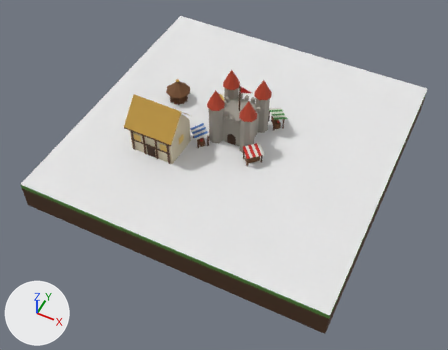
The glTF model assets/tiles3d/classic/c4.glb: old version first, new version second.
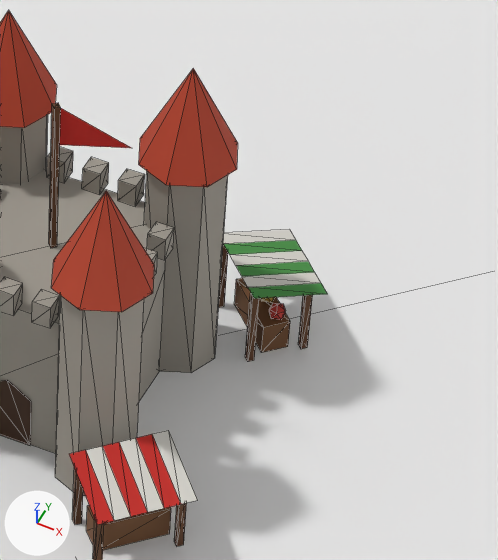
Each version appears first whole from a 50 mm lens placed at (1.226, -2.671, 3.07), pointed at (0.029, -0.277, 0.077), and next in a close-up on the part from 51% to 71% of the width and 19% to 47% of the height. Every picture has the same lights, and +X, +Y and +Z are marked at lower left. The first two pictures are the older version. The close-ups show mesh edges as thin lines. Vertices at exactly the same position are counted once.

In view in the first close-up: 'c4'.
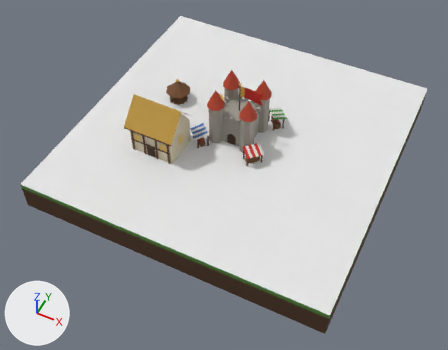
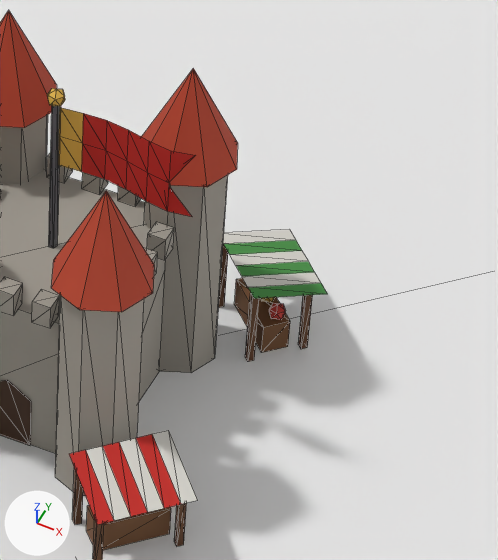
The edits, one by one:
me_c4 is used by ob_c4; location (0.0, 0.0, 0.0).
me_c4 had 783 vertices, 1050 faces and spanned x -1.0..1.0, y -1.0..1.0, z 0.0..0.61.
me_c4 now has 815 vertices, 1097 faces and spans x -1.0..1.0, y -1.0..1.0, z 0.0..0.62.
me_c4 part 1: a new loose piece of 21 vertices spanning x 0.0..0.17, y -0.01..0.0, z 0.51..0.6, in mat_tileatlas.
Part 2, on me_c4:
2 vertices are removed from x 0.0..0.09, y 0.0, z 0.55..0.58.
7 faces are deleted.
13 vertices are added at x -0.01..0.01, y -0.01..0.01, z 0.4..0.62.
30 new faces join them, mat_tileatlas.
me_c4 part 3: 6 kept faces spanning x 0.0, y 0.0, z 0.4..0.6 get new vertex colours; the middle colour goes from brown #6b4426 to grey #6b6b70.

What differs and where, as boxes [x1, y1, x2, y2] in the close-ups (498 x 560 px):
part 1 of me_c4, added: after [58, 107, 196, 217]
part 2 of me_c4, cut back: before [52, 103, 131, 148]; after [47, 88, 65, 106]
part 3 of me_c4, recoloured (brown to grey): [49, 106, 60, 248] in both
